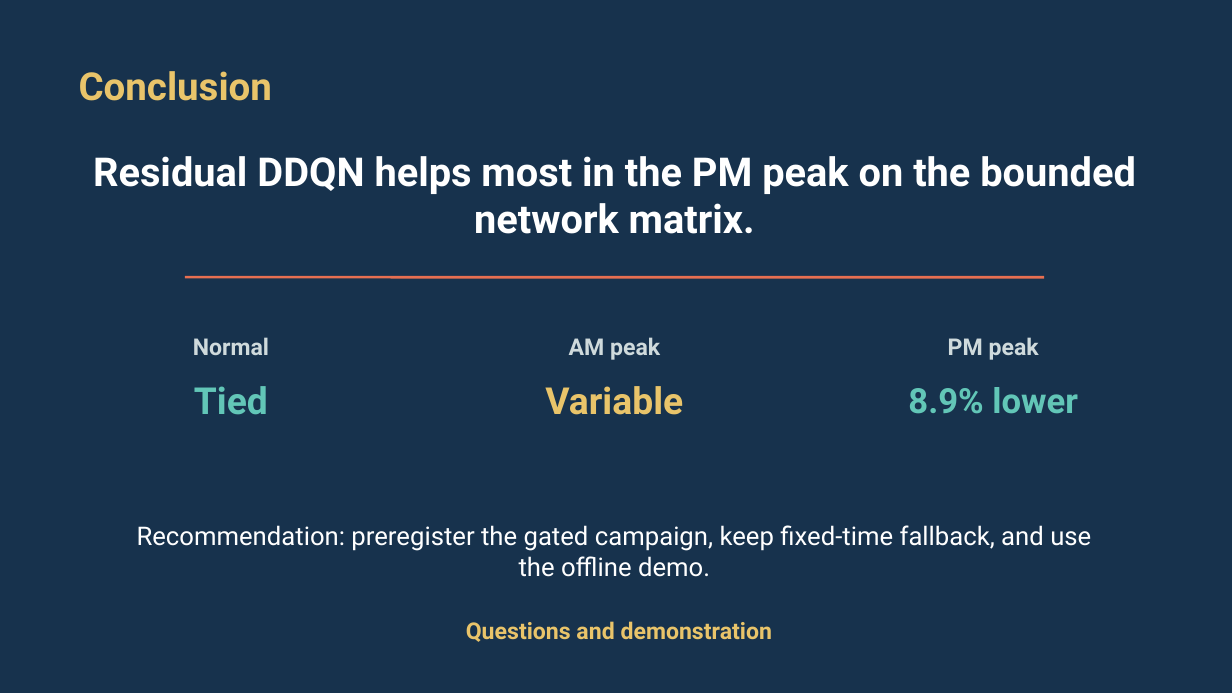
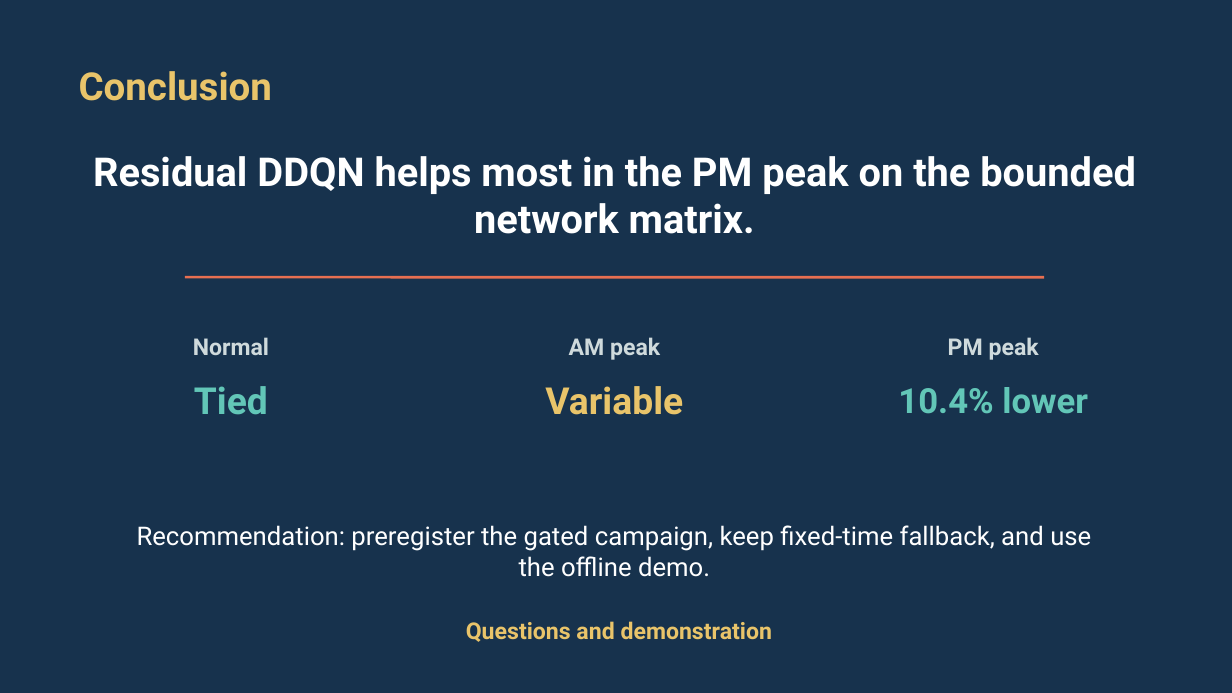
Before and after one commit to khanglqse/Thesis, a slide deck: slide 15 of presentation/thesis_defense_danang.pptx. Drawn at 1232x693 pixels with LibreOffice and Linux fonts; fonts in the diff are those of the drawing. Boxes give left, top, right and bottom in pixels: in the first picture for what was removed or moved away, otherwise in the second. Text is boxed around its words. In the diff, an @@ line names an element or a change of style, - is before the commit and + after.

```diff
--- a/presentation/thesis_defense_danang.pptx
+++ b/presentation/thesis_defense_danang.pptx
@@ text at box(898, 387, 1088, 414): text changed @@
-8.9% lower
+10.4% lower
```
Also in this commit, not shown: 3 other slides changed, 1 other file.
